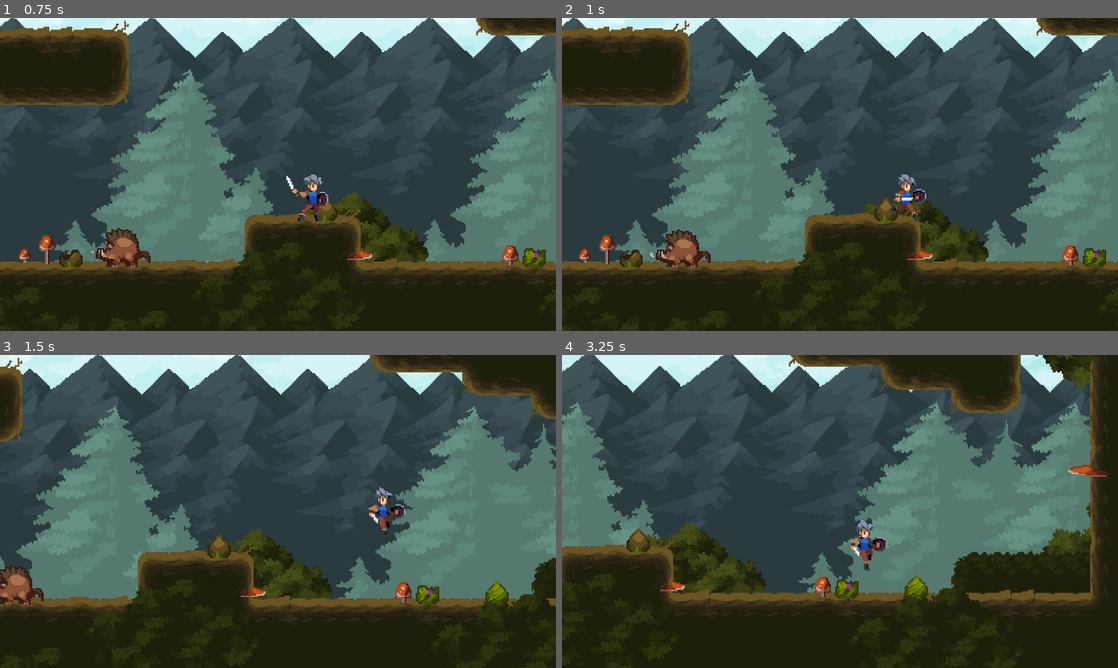
Above: before the commit, frames 1-4 (two rows, left to right).
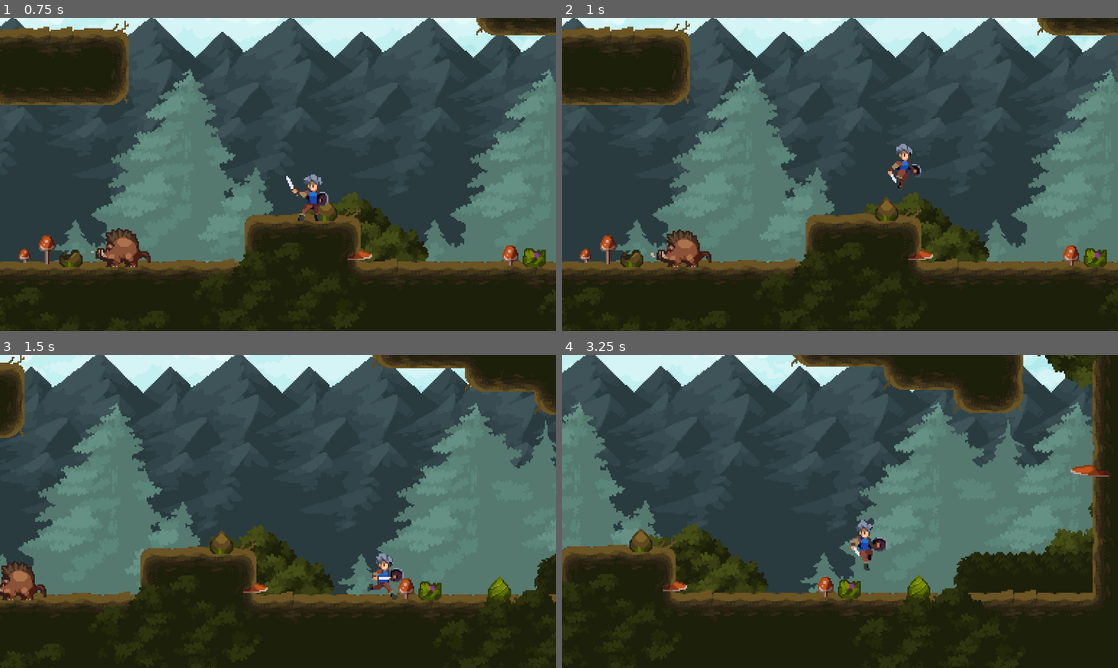
Above: after the commit, the same moments.

Repository: Arxoto/godot_hello_world
Game: Godot game, scene res://world.tscn
Same seed, same stepped clock (60 frames per second), same inputs: the game is played once before the commit and once after it.
Inputs:
- Up to frame 1 (0.75 s): hold D (move_right) from 0.53 s (still down); tap J (attack) at 0.6 s
- Up to frame 2 (1 s): keep holding D (move_right); tap K (jump) at 0.77 s; tap I (block) at 0.8 s
- Up to frame 3 (1.5 s): keep holding D (move_right); tap K (jump) at 1.07 s; tap I (block) at 1.35 s
- Up to frame 4 (3.25 s): tap K (jump) at 1.52, 1.82, 2.3, 2.85, 3.02 s; tap L (dodge) at 1.55, 2.1 s; release D (move_right) at 2.03 s; hold A (move_left) 2.03-2.78 s; hold D (move_right) from 2.78 s (still down); tap J (attack) at 3.05 s

Frame 1 is identical in both runs. In frame 2, 1.7% of the frame differs, in the area x 2-100%, y 0-81%; in frame 3, 9.0%, in the area x 0-100%, y 0-82%; in frame 4, 4.0%.

Commit message:
将prejump的逻辑迁移至意图中实现

Diff:
--- a/boar.tscn
+++ b/boar.tscn
@@ -11,6 +11,7 @@
 [ext_resource type="Script" uid="uid://xibjk0v8latl" path="res://script/character/state_land_floor_run.gd" id="7_2s4f2"]
 [ext_resource type="Script" uid="uid://byn4xqhyoi1p1" path="res://script/character/state_land_floor_peace_walk.gd" id="8_d8vwy"]
 [ext_resource type="Script" uid="uid://bv1sh37x35lrb" path="res://script/character/state_land_floor_peace_idle.gd" id="9_olp25"]
+[ext_resource type="Script" uid="uid://dwt4hssxu4uw" path="res://script/combat/combat_unit.gd" id="12_d8vwy"]
 
 [sub_resource type="RectangleShape2D" id="RectangleShape2D_d1qa8"]
 size = Vector2(23, 25)
@@ -245,6 +246,9 @@
 [sub_resource type="RectangleShape2D" id="RectangleShape2D_kpc21"]
 size = Vector2(34, 25)
 
+[sub_resource type="RectangleShape2D" id="RectangleShape2D_d8vwy"]
+size = Vector2(11, 11)
+
 [node name="Boar" type="CharacterBody2D"]
 collision_layer = 4
 script = ExtResource("1_5v2dv")
@@ -304,6 +308,16 @@
 position = Vector2(-3, -12.5)
 shape = SubResource("RectangleShape2D_kpc21")
 
+[node name="HurtboxPart" type="Area2D" parent="Graphics"]
+script = ExtResource("6_d8vwy")
+metadata/_custom_type_script = "uid://ybcsqcodncq"
+metadata/_edit_group_ = true
+metadata/_edit_lock_ = true
+
+[node name="CollisionShape2D" type="CollisionShape2D" parent="Graphics/HurtboxPart"]
+position = Vector2(-7.5, -13.5)
+shape = SubResource("RectangleShape2D_d8vwy")
+
 [node name="IdleTimer" type="Timer" parent="."]
 wait_time = 2.4
 one_shot = true
@@ -336,3 +350,9 @@
 [node name="StateLandIdle" type="Node" parent="TransitionStateMachine"]
 script = ExtResource("9_olp25")
 metadata/_custom_type_script = "uid://bv1sh37x35lrb"
+
+[node name="CombatUnit" type="Node" parent="." node_paths=PackedStringArray("hitboxs", "hurtboxs")]
+script = ExtResource("12_d8vwy")
+hitboxs = [NodePath("../Graphics/Hitbox")]
+hurtboxs = [NodePath("../Graphics/Hurtbox"), NodePath("../Graphics/HurtboxPart")]
+metadata/_custom_type_script = "uid://dwt4hssxu4uw"
--- a/player.tscn
+++ b/player.tscn
@@ -1198,6 +1198,155 @@
 "values": [false]
 }
 
+[sub_resource type="Animation" id="Animation_5tmop"]
+resource_name = "dodge"
+length = 0.4
+step = 0.05
+tracks/0/type = "value"
+tracks/0/imported = false
+tracks/0/enabled = true
+tracks/0/path = NodePath("TheBody/Sprite2D:texture")
+tracks/0/interp = 1
+tracks/0/loop_wrap = true
+tracks/0/keys = {
+"times": PackedFloat32Array(0),
+"transitions": PackedFloat32Array(1),
+"update": 1,
+"values": [ExtResource("4_b26j0")]
+}
+tracks/1/type = "value"
+tracks/1/imported = false
+tracks/1/enabled = true
+tracks/1/path = NodePath("TheBody/Sprite2D:region_rect")
+tracks/1/interp = 1
+tracks/1/loop_wrap = true
+tracks/1/keys = {
+"times": PackedFloat32Array(0),
+"transitions": PackedFloat32Array(1),
+"update": 0,
+"values": [Rect2(0, 112, 448, 56)]
+}
+tracks/2/type = "value"
+tracks/2/imported = false
+tracks/2/enabled = true
+tracks/2/path = NodePath("TheBody/Sprite2D:hframes")
+tracks/2/interp = 1
+tracks/2/loop_wrap = true
+tracks/2/keys = {
+"times": PackedFloat32Array(0),
+"transitions": PackedFloat32Array(1),
+"update": 1,
+"values": [8]
+}
+tracks/3/type = "value"
+tracks/3/imported = false
+tracks/3/enabled = true
+tracks/3/path = NodePath("TheBody/Sprite2D:position")
+tracks/3/interp = 1
+tracks/3/loop_wrap = true
+tracks/3/keys = {
+"times": PackedFloat32Array(0),
+"transitions": PackedFloat32Array(1),
+"update": 0,
+"values": [Vector2(0, -28)]
+}
+tracks/4/type = "value"
+tracks/4/imported = false
+tracks/4/enabled = true
+tracks/4/path = NodePath("TheBody/Sprite2D:frame")
+tracks/4/interp = 1
+tracks/4/loop_wrap = true
+tracks/4/keys = {
+"times": PackedFloat32Array(0, 0.05, 0.1, 0.15, 0.2, 0.25, 0.3, 0.35),
+"transitions": PackedFloat32Array(1, 1, 1, 1, 1, 1, 1, 1),
+"update": 1,
+"values": [0, 1, 2, 3, 4, 5, 6, 7]
+}
+tracks/5/type = "value"
+tracks/5/imported = false
+tracks/5/enabled = true
+tracks/5/path = NodePath("ConditionStateMachine/StateCombo:can_move")
+tracks/5/interp = 1
+tracks/5/loop_wrap = true
+tracks/5/keys = {
+"times": PackedFloat32Array(0, 0.35),
+"transitions": PackedFloat32Array(1, 1),
+"update": 1,
+"values": [false, true]
+}
+tracks/6/type = "value"
+tracks/6/imported = false
+tracks/6/enabled = true
+tracks/6/path = NodePath("ConditionStateMachine/StateCombo:can_jump")
+tracks/6/interp = 1
+tracks/6/loop_wrap = true
+tracks/6/keys = {
+"times": PackedFloat32Array(0, 0.05, 0.35),
+"transitions": PackedFloat32Array(1, 1, 1),
+"update": 1,
+"values": [true, false, true]
+}
+tracks/7/type = "value"
+tracks/7/imported = false
+tracks/7/enabled = true
+tracks/7/path = NodePath("ConditionStateMachine/StateCombo:can_block")
+tracks/7/interp = 1
+tracks/7/loop_wrap = true
+tracks/7/keys = {
+"times": PackedFloat32Array(0, 0.4),
+"transitions": PackedFloat32Array(1, 1),
+"update": 1,
+"values": [false, true]
+}
+tracks/8/type = "value"
+tracks/8/imported = false
+tracks/8/enabled = true
+tracks/8/path = NodePath("ConditionStateMachine/StateCombo:can_attack")
+tracks/8/interp = 1
+tracks/8/loop_wrap = true
+tracks/8/keys = {
+"times": PackedFloat32Array(0, 0.4),
+"transitions": PackedFloat32Array(1, 1),
+"update": 1,
+"values": [false, true]
+}
+tracks/9/type = "value"
+tracks/9/imported = false
+tracks/9/enabled = true
+tracks/9/path = NodePath("ConditionStateMachine/StateCombo:perfect_dodge_flag")
+tracks/9/interp = 1
+tracks/9/loop_wrap = true
+tracks/9/keys = {
+"times": PackedFloat32Array(0, 0.05, 0.25),
+"transitions": PackedFloat32Array(1, 1, 1),
+"update": 1,
+"values": [false, true, false]
+}
+tracks/10/type = "value"
+tracks/10/imported = false
+tracks/10/enabled = true
+tracks/10/path = NodePath("ConditionStateMachine/StateCombo:do_dodge")
+tracks/10/interp = 1
+tracks/10/loop_wrap = true
+tracks/10/keys = {
+"times": PackedFloat32Array(0, 0.35),
+"transitions": PackedFloat32Array(1, 1),
+"update": 1,
+"values": [true, false]
+}
+tracks/11/type = "value"
+tracks/11/imported = false
+tracks/11/enabled = true
+tracks/11/path = NodePath("ConditionStateMachine/StateCombo:do_fast_dodge")
+tracks/11/interp = 1
+tracks/11/loop_wrap = true
+tracks/11/keys = {
+"times": PackedFloat32Array(0, 0.05, 0.15),
+"transitions": PackedFloat32Array(1, 1, 1),
+"update": 1,
+"values": [false, true, false]
+}
+
 [sub_resource type="Animation" id="Animation_b26j0"]
 resource_name = "fall"
 length = 0.4
@@ -1799,155 +1948,6 @@
 "transitions": PackedFloat32Array(1, 1, 1, 1, 1, 1, 1, 1),
 "update": 1,
 "values": [0, 1, 2, 3, 4, 5, 6, 7]
-}
-
-[sub_resource type="Animation" id="Animation_5tmop"]
-resource_name = "dodge"
-length = 0.4
-step = 0.05
-tracks/0/type = "value"
-tracks/0/imported = false
-tracks/0/enabled = true
-tracks/0/path = NodePath("TheBody/Sprite2D:texture")
-tracks/0/interp = 1
-tracks/0/loop_wrap = true
-tracks/0/keys = {
-"times": PackedFloat32Array(0),
-"transitions": PackedFloat32Array(1),
-"update": 1,
-"values": [ExtResource("4_b26j0")]
-}
-tracks/1/type = "value"
-tracks/1/imported = false
-tracks/1/enabled = true
-tracks/1/path = NodePath("TheBody/Sprite2D:region_rect")
-tracks/1/interp = 1
-tracks/1/loop_wrap = true
-tracks/1/keys = {
-"times": PackedFloat32Array(0),
-"transitions": PackedFloat32Array(1),
-"update": 0,
-"values": [Rect2(0, 112, 448, 56)]
-}
-tracks/2/type = "value"
-tracks/2/imported = false
-tracks/2/enabled = true
-tracks/2/path = NodePath("TheBody/Sprite2D:hframes")
-tracks/2/interp = 1
-tracks/2/loop_wrap = true
-tracks/2/keys = {
-"times": PackedFloat32Array(0),
-"transitions": PackedFloat32Array(1),
-"update": 1,
-"values": [8]
-}
-tracks/3/type = "value"
-tracks/3/imported = false
-tracks/3/enabled = true
-tracks/3/path = NodePath("TheBody/Sprite2D:position")
-tracks/3/interp = 1
-tracks/3/loop_wrap = true
-tracks/3/keys = {
-"times": PackedFloat32Array(0),
-"transitions": PackedFloat32Array(1),
-"update": 0,
-"values": [Vector2(0, -28)]
-}
-tracks/4/type = "value"
-tracks/4/imported = false
-tracks/4/enabled = true
-tracks/4/path = NodePath("TheBody/Sprite2D:frame")
-tracks/4/interp = 1
-tracks/4/loop_wrap = true
-tracks/4/keys = {
-"times": PackedFloat32Array(0, 0.05, 0.1, 0.15, 0.2, 0.25, 0.3, 0.35),
-"transitions": PackedFloat32Array(1, 1, 1, 1, 1, 1, 1, 1),
-"update": 1,
-"values": [0, 1, 2, 3, 4, 5, 6, 7]
-}
-tracks/5/type = "value"
-tracks/5/imported = false
-tracks/5/enabled = true
-tracks/5/path = NodePath("ConditionStateMachine/StateCombo:can_move")
-tracks/5/interp = 1
-tracks/5/loop_wrap = true
-tracks/5/keys = {
-"times": PackedFloat32Array(0, 0.35),
-"transitions": PackedFloat32Array(1, 1),
-"update": 1,
-"values": [false, true]
-}
-tracks/6/type = "value"
-tracks/6/imported = false
-tracks/6/enabled = true
-tracks/6/path = NodePath("ConditionStateMachine/StateCombo:can_jump")
-tracks/6/interp = 1
-tracks/6/loop_wrap = true
-tracks/6/keys = {
-"times": PackedFloat32Array(0, 0.05, 0.35),
-"transitions": PackedFloat32Array(1, 1, 1),
-"update": 1,
-"values": [true, false, true]
-}
-tracks/7/type = "value"
-tracks/7/imported = false
-tracks/7/enabled = true
-tracks/7/path = NodePath("ConditionStateMachine/StateCombo:can_block")
-tracks/7/interp = 1
-tracks/7/loop_wrap = true
-tracks/7/keys = {
-"times": PackedFloat32Array(0, 0.4),
-"transitions": PackedFloat32Array(1, 1),
-"update": 1,
-"values": [false, true]
-}
-tracks/8/type = "value"
-tracks/8/imported = false
-tracks/8/enabled = true
-tracks/8/path = NodePath("ConditionStateMachine/StateCombo:can_attack")
-tracks/8/interp = 1
-tracks/8/loop_wrap = true
-tracks/8/keys = {
-"times": PackedFloat32Array(0, 0.4),
-"transitions": PackedFloat32Array(1, 1),
-"update": 1,
-"values": [false, true]
-}
-tracks/9/type = "value"
-tracks/9/imported = false
-tracks/9/enabled = true
-tracks/9/path = NodePath("ConditionStateMachine/StateCombo:perfect_dodge_flag")
-tracks/9/interp = 1
-tracks/9/loop_wrap = true
-tracks/9/keys = {
-"times": PackedFloat32Array(0, 0.05, 0.25),
-"transitions": PackedFloat32Array(1, 1, 1),
-"update": 1,
-"values": [false, true, false]
-}
-tracks/10/type = "value"
-tracks/10/imported = false
-tracks/10/enabled = true
-tracks/10/path = NodePath("ConditionStateMachine/StateCombo:do_dodge")
-tracks/10/interp = 1
-tracks/10/loop_wrap = true
-tracks/10/keys = {
-"times": PackedFloat32Array(0, 0.35),
-"transitions": PackedFloat32Array(1, 1),
-"update": 1,
-"values": [true, false]
-}
-tracks/11/type = "value"
-tracks/11/imported = false
-tracks/11/enabled = true
-tracks/11/path = NodePath("ConditionStateMachine/StateCombo:do_fast_dodge")
-tracks/11/interp = 1
-tracks/11/loop_wrap = true
-tracks/11/keys = {
-"times": PackedFloat32Array(0, 0.05, 0.15),
-"transitions": PackedFloat32Array(1, 1, 1),
-"update": 1,
-"values": [false, true, false]
 }
 
 [sub_resource type="AnimationLibrary" id="AnimationLibrary_1jxqw"]
--- a/script/combat/combat_unit.gd
+++ b/script/combat/combat_unit.gd
@@ -29,12 +29,10 @@
 
 func _ready():
 	for hitbox in hitboxs:
-		hitbox.hit.connect(self.on_hit)
+		hitbox.hit.connect(self.on_hit_hurt)
+		hitbox.combat_unit = self
 	for hurtbox in hurtboxs:
-		hurtbox.hurt.connect(self.on_hurt)
+		hurtbox.combat_unit = self
 
-func on_hit(hurtbox: Hurtbox):
-	print("[Hit]  from %s to %s" % [self.owner.name, hurtbox.owner.name])
-
-func on_hurt(hitbox: Hitbox):
-	print("[Hurt] into %s by %s" % [self.owner.name, hitbox.owner.name])
+func on_hit_hurt(hitbox: Hitbox, hurtbox: Hurtbox):
+	print("[Hit] from %s:%s to %s:%s" % [hitbox.owner.name, hitbox.name, hurtbox.owner.name, hurtbox.name])
--- a/script/combat/hitbox.gd
+++ b/script/combat/hitbox.gd
@@ -1,7 +1,9 @@
 class_name Hitbox
 extends Area2D
 
-signal hit(hurtbox)
+signal hit(hitbox, hurtbox)
+
+var combat_unit: CombatUnit
 
 func _init():
 	monitoring = true
@@ -12,8 +14,7 @@
 
 	area_entered.connect(on_area_entered)
 
-func on_area_entered(hurtbox: Hurtbox):
+func on_area_entered(hurtbox: Area2D):
 	if self.owner == hurtbox.owner:
 		return
-	hit.emit(hurtbox)
-	hurtbox.hurt.emit(self)
+	hit.emit(self, hurtbox)
--- a/script/combat/hurtbox.gd
+++ b/script/combat/hurtbox.gd
@@ -1,7 +1,7 @@
 class_name Hurtbox
 extends Area2D
 
-signal hurt(hitbox)
+var combat_unit: CombatUnit
 
 func _init():
 	monitoring = false
--- a/script/player/player_character.gd
+++ b/script/player/player_character.gd
@@ -24,16 +24,15 @@
 ## 摁住激活 防御姿态
 var want_block_keep_flag := false
 
-## 摁下触发 once 意为开始一段跳跃，摁下直到抬起视为一次跳跃
-var want_jump_once_flag := false
-## 摁住激活 higher 意为跳得更高，摁下直到抬起视为一次跳跃
-var want_jump_higher_flag := false
-
-# var want_dodge_flag := false
-# 闪避的容错时间 发现放在意图中更合适 后面可能会将跳跃一起迁过来 合并 coyote_timer prejump_timer
 ## 摁下触发 闪避/冲刺
 var dodge_delay_timer := TinyTimer.new()
 @export var dodge_delay_value := 0.1
+
+## 摁下触发 跳跃
+var jump_delay_timer := TinyTimer.new()
+@export var jump_delay_value := 0.1
+## 摁住激活 跳高
+var jump_flag := false
 
 const INPUT_MOVE_LEFT := "move_left"
 const INPUT_MOVE_RIGHT := "move_right"
@@ -46,34 +45,27 @@
 
 func _ready():
 	dodge_delay_timer.set_limit(dodge_delay_value)
-	dodge_delay_timer.final_time()
-
+	jump_delay_timer.set_limit(jump_delay_value)
+
+# 同一渲染帧中 执行顺序 _unhandled_input -> _physics_process -> _process
 func _unhandled_input(event: InputEvent):
+	# print("%s/%s, %s" % [Engine.get_process_frames(), Engine.get_physics_frames(), "_unhandled_input"])
 	if event.is_action_pressed(INPUT_DODGE):
 		dodge_delay_timer.start_time()
-
-func _process(delta: float) -> void:
-	want_look_angle = Input.get_axis(INPUT_LOOK_UP, INPUT_LOOK_DOWN)
-
-	want_attack_once_flag = Input.is_action_just_pressed(INPUT_ATTACK)
-	want_attack_keep_flag = Input.is_action_pressed(INPUT_ATTACK)
-
-	want_block_keep_flag = Input.is_action_pressed(INPUT_BLOCK)
-
-	dodge_delay_timer.add_time(delta)
-
-	state_machine.tick_frame(delta)
+	elif event.is_action_pressed(INPUT_JUMP):
+		jump_delay_timer.start_time()
+		jump_flag = true
+	elif event.is_action_released(INPUT_JUMP):
+		jump_delay_timer.final_time()
+		jump_flag = false
 
 func _physics_process(delta: float) -> void:
 	# want
 	want_move_direction = Input.get_axis(INPUT_MOVE_LEFT, INPUT_MOVE_RIGHT)
 
-	want_jump_once_flag = Input.is_action_just_pressed(INPUT_JUMP)
-	want_jump_higher_flag = Input.is_action_pressed(INPUT_JUMP)
-	# if Input.is_action_just_released(INPUT_JUMP):
-	# 	want_jump_once_flag = false
-	# 	want_jump_higher_flag = false
-	# print(Engine.get_physics_frames(), ": want jump %s %s" % [want_jump_once_flag, want_jump_higher_flag])
+	# update timer
+	dodge_delay_timer.add_time(delta)
+	jump_delay_timer.add_time(delta)
 
 	# update
 	state_machine.update_state()
@@ -82,6 +74,16 @@
 
 	move_and_slide()
 
+func _process(delta: float) -> void:
+	want_look_angle = Input.get_axis(INPUT_LOOK_UP, INPUT_LOOK_DOWN)
+
+	want_attack_once_flag = Input.is_action_just_pressed(INPUT_ATTACK)
+	want_attack_keep_flag = Input.is_action_pressed(INPUT_ATTACK)
+
+	want_block_keep_flag = Input.is_action_pressed(INPUT_BLOCK)
+
+	state_machine.tick_frame(delta)
+
 #region movement_data
 
 func run_speed() -> float:
@@ -154,25 +156,20 @@
 func want_move() -> bool:
 	return not is_zero_approx(want_move_direction)
 
-func make_want_jump() -> void:
-	# 修改意图 让下个状态进行跳跃 有点魔法的感觉 可能会导致BUG
-	# 状态退出后 上下文修改 应该要重新进行状态条件的判断 否则进入逻辑会与预期不一致
-	# 或者人为约定 状态的进入条件必须是客观条件 没有主观意愿（当前选择这个）
-	print("make_want_jump!!!")
-	want_jump_higher_flag = true
-	want_jump_once_flag = true
-
-func want_jump_once() -> bool:
-	return want_jump_once_flag
-
-func want_jump_higher() -> bool:
-	return want_jump_higher_flag
-
 func want_dodge() -> bool:
 	return dodge_delay_timer.in_time()
 
 func echo_dodge():
 	dodge_delay_timer.final_time()
+
+func want_jump_once() -> bool:
+	return jump_delay_timer.in_time()
+
+func want_jump_higher() -> bool:
+	return jump_flag
+
+func echo_jump():
+	jump_delay_timer.final_time()
 
 func want_attack_once() -> bool:
 	return want_attack_once_flag
@@ -218,10 +215,8 @@
 
 func do_jump_normal() -> void:
 	# print("%s : do_jump" % Engine.get_physics_frames())
+	echo_jump()
 	velocity.y = jump_velocity()
-
-func do_jump(speed: float) -> void:
-	velocity.y = speed
 
 #endregion
 
--- a/script/player/player_state_inair.gd
+++ b/script/player/player_state_inair.gd
@@ -8,34 +8,27 @@
 # 预期：刚走出边缘的一段时间内允许跳跃
 # 分析：定义走出边缘：不是通过跳跃进入空中的
 # 实现：检测上一帧是否尝试跳跃，基本等价于检测这一帧有无向上速度
-# 例外：跳跃了但无速度：上一帧跳跃但是碰撞，本帧无碰撞仍然可跳
-# 例外：没跳跃但有速度：上一帧非主观原因导致升空，存在逻辑错误
+# 例外：跳跃了但无速度：上一帧跳跃但是碰撞，本帧无碰撞仍然可跳（无所谓）
+# 例外：没跳跃但有速度：上一帧非主观原因导致升空，存在逻辑错误（用另一个状态区分可控不可控）
 @export var coyote_time_value := 0.1
 var coyote_timer := TinyTimer.new()
-
-# 问题：落地瞬间尝试跳跃失败
-# 分析：空中尝试跳跃失败，地面上没有尝试跳跃
-# 预期：尝试跳跃并失败后的一段时间内，接触地面的一瞬间自动进行跳跃
-# 分析：定义跳跃并失败：空中尝试跳跃，其他情况不考虑
-# 实现：空中尝试跳跃则开始计时，退出空中状态时进行跳跃
-@export var prejump_time_value := 0.1
-var prejump_timer := TinyTimer.new()
 
 var jump_higher_timer := TinyTimer.new()
 
 var double_jump_value: int
 var double_jump := 0
 
+func _ready():
+	super._ready()
+	coyote_timer.set_limit(coyote_time_value)
+	jump_higher_timer.set_limit(character.jump_higher_time_value())
+	double_jump_value = character.double_jump_value()
+
 func will_enter() -> bool:
 	return not character.is_on_floor()
 
 func on_enter() -> void:
 	super.on_enter()
-
-	coyote_timer.set_limit(coyote_time_value)
-	prejump_timer.set_limit(prejump_time_value)
-	jump_higher_timer.set_limit(character.jump_higher_time_value())
-	double_jump_value = character.double_jump_value()
 
 	if jump_into_air():
 		jump_higher_timer.start_time()
@@ -44,23 +37,12 @@
 		coyote_timer.start_time()
 		jump_higher_timer.final_time()
 
-	prejump_timer.final_time()
 	start_double_jump()
-
-func on_exit() -> void:
-	super.on_exit()
-	if prejump_timer.in_time():
-		print("%s: prejump !!!" % Engine.get_physics_frames())
-		# do_jump_normal()
-		# 修改意图 让下个状态进行跳跃 因为修改了上下文 所以进入状态不能以主观意愿来判断 只能以客观条件判断
-		# 因为状态机是先更新状态，后进行 tick 的，所以这次改动会直接被下一个状态接收并处理
-		character.make_want_jump()
 
 #region jump_higher
 
 func jump_into_air() -> bool:
 	# 为什么这么实现详见 coyote_time
-	# 跳跃操作冗余迁移至意图后应该不用判断这个
 	var v_y := character.velocity.y
 	return not is_zero_approx(v_y) and v_y < 0
 
@@ -124,8 +106,6 @@
 			add_double_jump()
 			do_jump_normal()
 			return
-		else:
-			prejump_timer.start_time()
 	elif character.want_jump_higher() and inner_state_combo.can_jump_higher:
 		if jump_higher_timer.in_time():
 			do_jump_higher_fall(delta)
@@ -150,7 +130,6 @@
 func tick_physics(delta: float) -> void:
 	jump_higher_timer.add_time(delta)
 	coyote_timer.add_time(delta)
-	prejump_timer.add_time(delta)
 	if can_jump_on_wall():
 		coyote_timer.start_time()
 
--- a/script/player/player_state_onfloor.gd
+++ b/script/player/player_state_onfloor.gd
@@ -32,7 +32,7 @@
 	# 站立时延迟跳跃 动作连贯
 	if not character.want_move() and character.want_jump_once():
 		# 仅第一次触发计时
-		if stand_to_jump_delay_timer.forced_final():
+		if stand_to_jump_delay_timer.is_forced_final():
 			play_once_anim(character.anim_player.anim_floor_to_jump)
 			stand_to_jump_delay_timer.start_time()
 
--- a/script/tiny_timer.gd
+++ b/script/tiny_timer.gd
@@ -32,5 +32,5 @@
 	return flow and time >= time_value
 
 ## 时间被强制结束
-func forced_final() -> bool:
+func is_forced_final() -> bool:
 	return not flow
Not shown: 1 places in boar.tscn that only renumber resources
